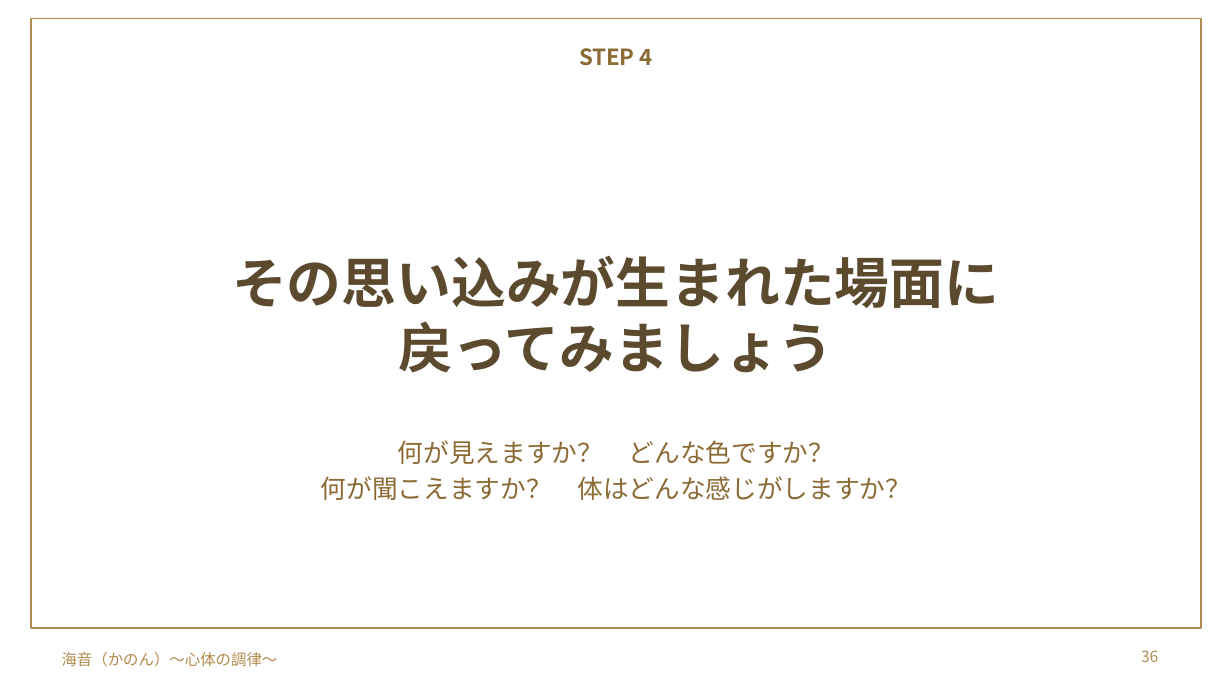
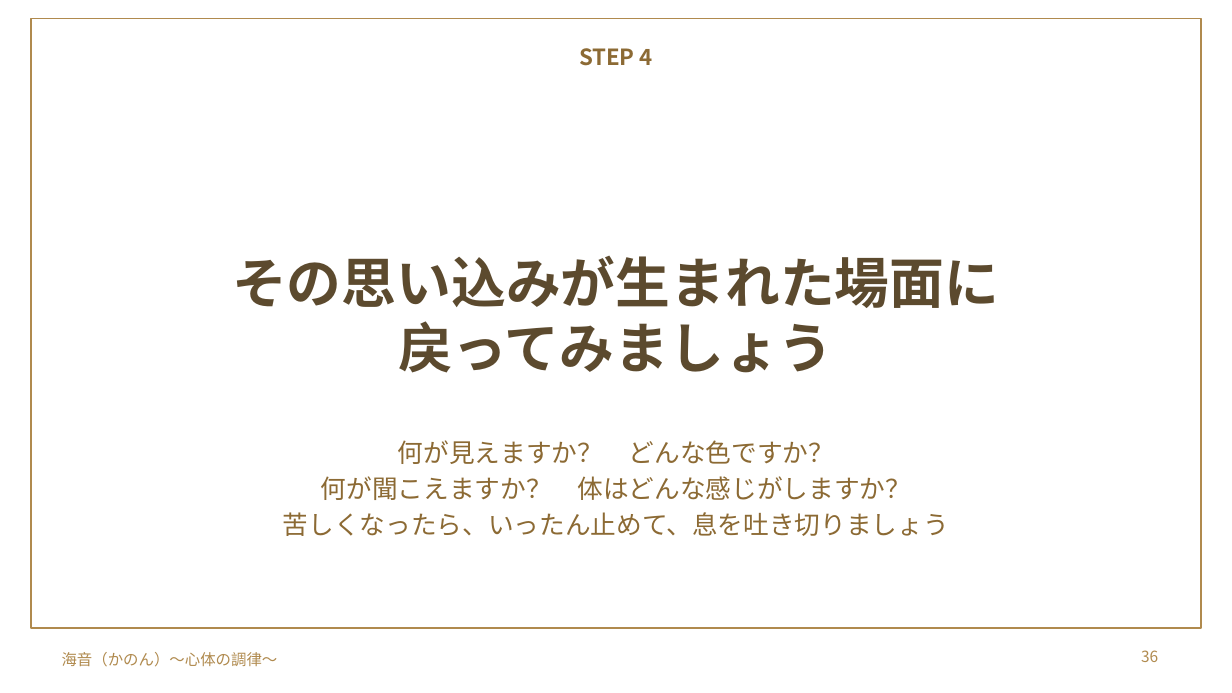
Before and after one commit to y-takahashi-cmd/MyBrain, a slide deck: slide 36 of 20_Projects/海音_心体の調律/単発/仁部あきえさん/20261028_仁部あきえさん_お金のブロック単発セッション.pptx. Drawn at 1232x693 pixels with LibreOffice and Linux fonts; fonts in the diff are those of the drawing; background and template pictures are left out. Boxes give left, top, right and bottom in pixels: in the first picture for what was removed or moved away, otherwise in the second. Text is boxed around its words. In the diff, an @@ line names an element or a change of style, - is before the commit and + after.

```diff
--- a/20_Projects/海音_心体の調律/単発/仁部あきえさん/20261028_仁部あきえさん_お金のブロック単発セッション.pptx
+++ b/20_Projects/海音_心体の調律/単発/仁部あきえさん/20261028_仁部あきえさん_お金のブロック単発セッション.pptx
@@ text at (283,512,949,536): paragraph added @@
+苦しくなったら、いったん止めて、息を吐き切りましょう
```
Also in this commit, not shown: 5 other slides changed, 3 slides removed.
